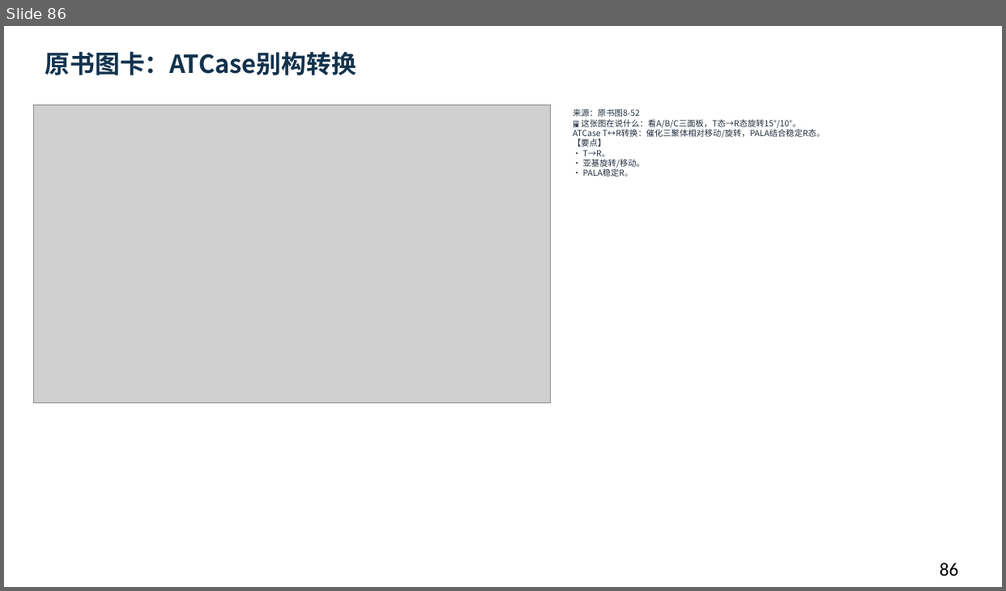
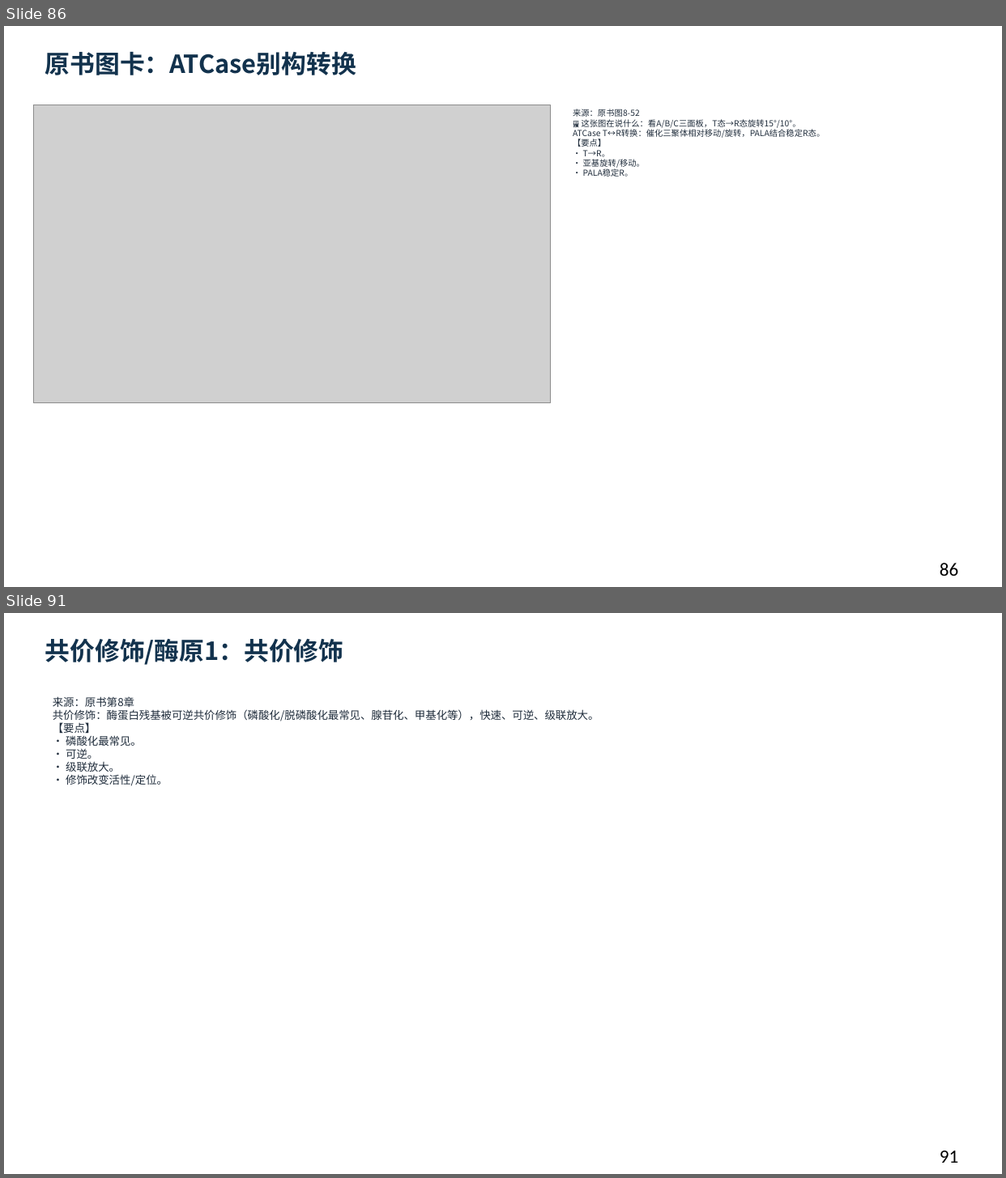
Before and after one commit to newkan-li/Biochemistry, a slide deck: downloads/bc08-ai-style.pptx. Shown one above the other, each under a label of ours: slide 86 before the commit, slides 86 and 91 after it; the slides between them are not shown. The pictures are 1006x591 and 1006x1178 pixels, drawn with LibreOffice and Linux fonts; fonts in the diff are those of the drawing; grey boxes stand for pictures. Boxes give left, top, right and bottom in pixels: in the first picture for what was removed or moved away, otherwise in the second. Text is boxed around its words. In the diff, an @@ line names an element or a change of style, - is before the commit and + after.

```diff
--- a/downloads/bc08-ai-style.pptx
+++ b/downloads/bc08-ai-style.pptx
@@ slide 91 added at (4, 613, 1002, 1174), background #FFFFFF @@
@@ text added at (45, 639, 344, 665), 24 pt, text #12324D, bold @@
+共价修饰/酶原1：共价修饰
@@ text added at (53, 696, 599, 786), 10.5 pt, text #202D3C @@
+来源：原书第8章
+共价修饰：酶蛋白残基被可逆共价修饰（磷酸化/脱磷酸化最常见、腺苷化、甲基化等），快速、可逆、级联放大。
+【要点】
+• 磷酸化最常见。
+• 可逆。
+• 级联放大。
+• 修饰改变活性/定位。
@@ text added at (940, 1151, 958, 1163), 18 pt, text #000000 @@
+91
```
Also in this commit, not shown: 1 slide changed, 11 other slides added, 10 other files.
